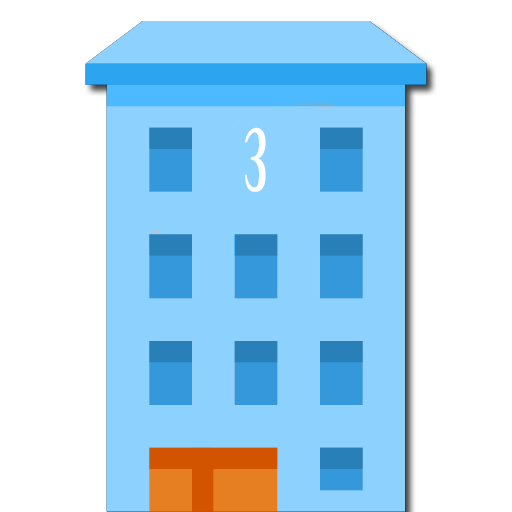
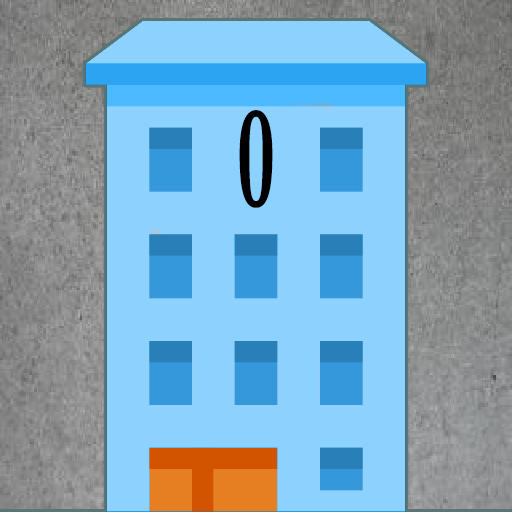
Layered file, before and after one edit (512px x 512px). Changes by layer:
hid "3", moved it above "1", painted on it over [left=239, top=110, right=271, bottom=208]
showed "0", painted on it over [left=239, top=110, right=273, bottom=208]
added layer "Layer 3" over [left=0, top=0, right=512, bottom=512]
